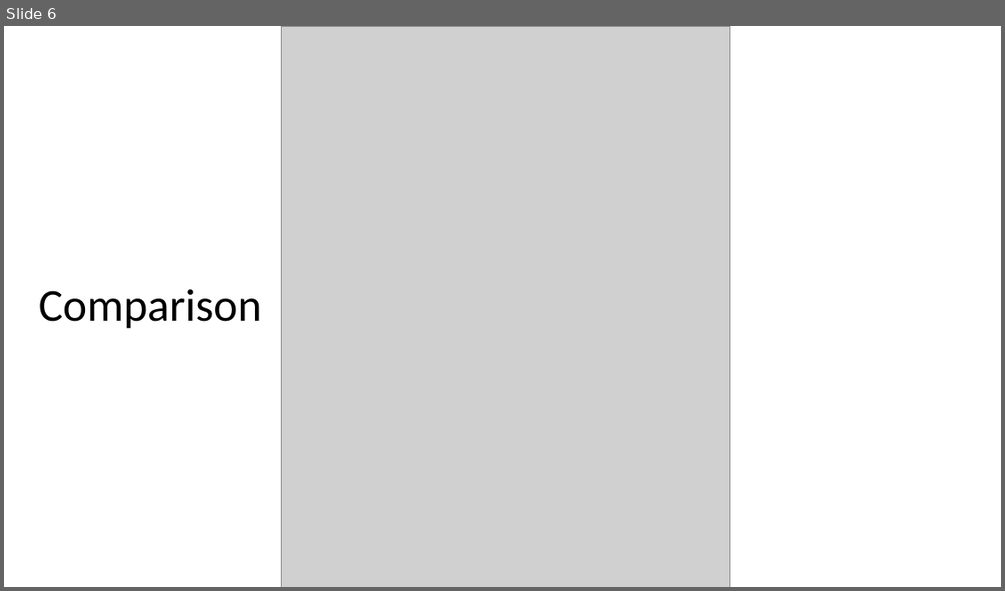
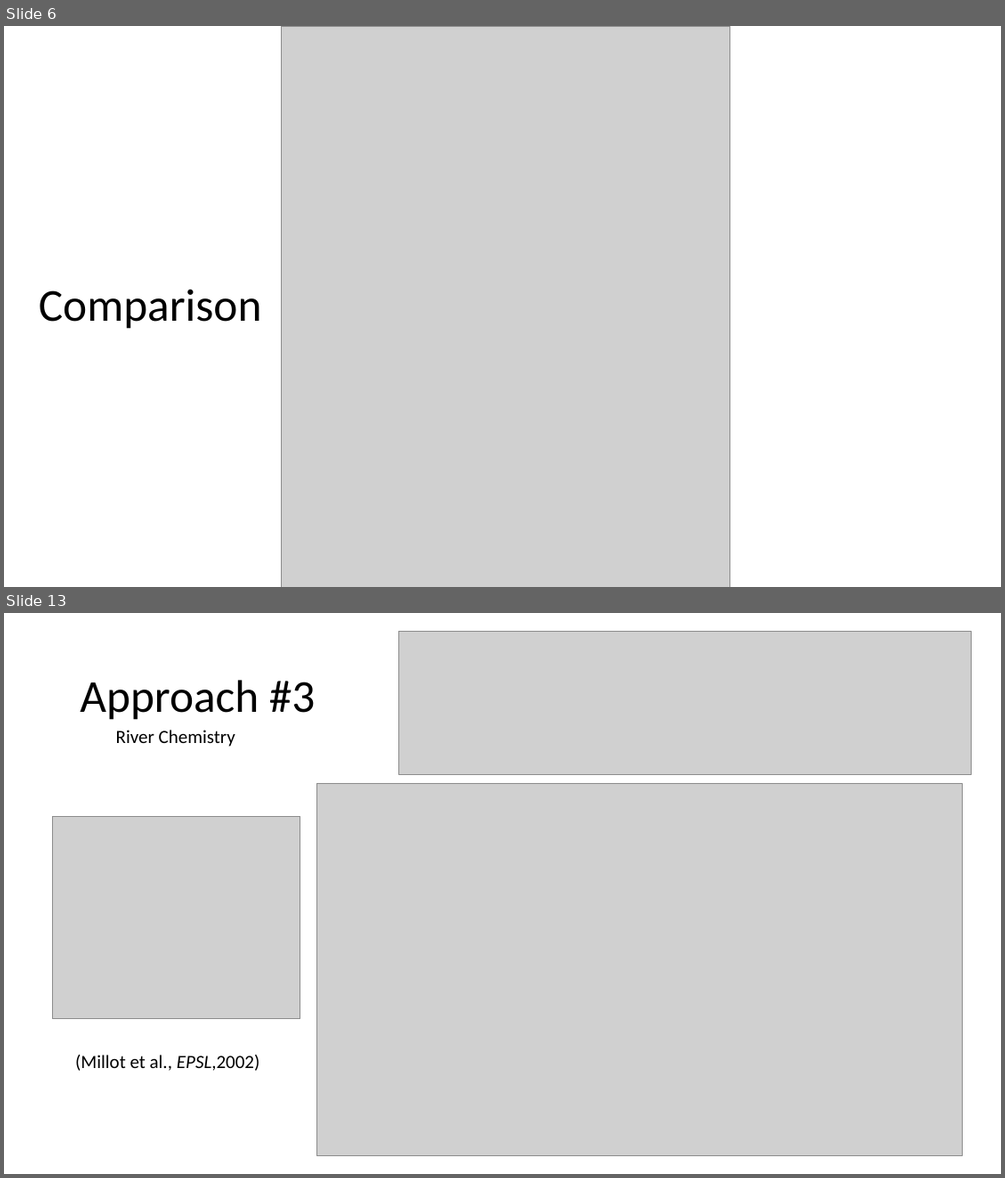
Before and after one commit to datuadiatma/avila_etal_2022, a slide deck: Progress ppt/sea level inversion.pptx. Shown one above the other, each under a label of ours: slide 6 before the commit, slides 6 and 13 after it; the slides between them are not shown. The pictures are 1005x591 and 1005x1178 pixels, drawn with LibreOffice and Linux fonts; fonts in the diff are those of the drawing; grey boxes stand for pictures. Boxes give left, top, right and bottom in pixels: in the first picture for what was removed or moved away, otherwise in the second. Text is boxed around its words. In the diff, an @@ line names an element or a change of style, - is before the commit and + after.

```diff
--- a/Progress ppt/sea level inversion.pptx
+++ b/Progress ppt/sea level inversion.pptx
@@ slide 13 added at [4, 613, 1001, 1174], background #FFFFFF @@
@@ picture added at [399, 632, 971, 775] @@
@@ title added at [80, 680, 316, 720], 44 pt, text #000000 @@
+Approach #3
@@ text added at [116, 730, 235, 747], 18 pt, text #000000 @@
+River Chemistry
@@ picture added at [316, 783, 962, 1155] @@
@@ picture added at [53, 817, 300, 1019] @@
@@ text added at [75, 1054, 260, 1070], 18 pt, text #000000 @@
+(Millot et al., EPSL,2002)
```
Also in this commit, not shown: 8 other slides added, 17 other files.
